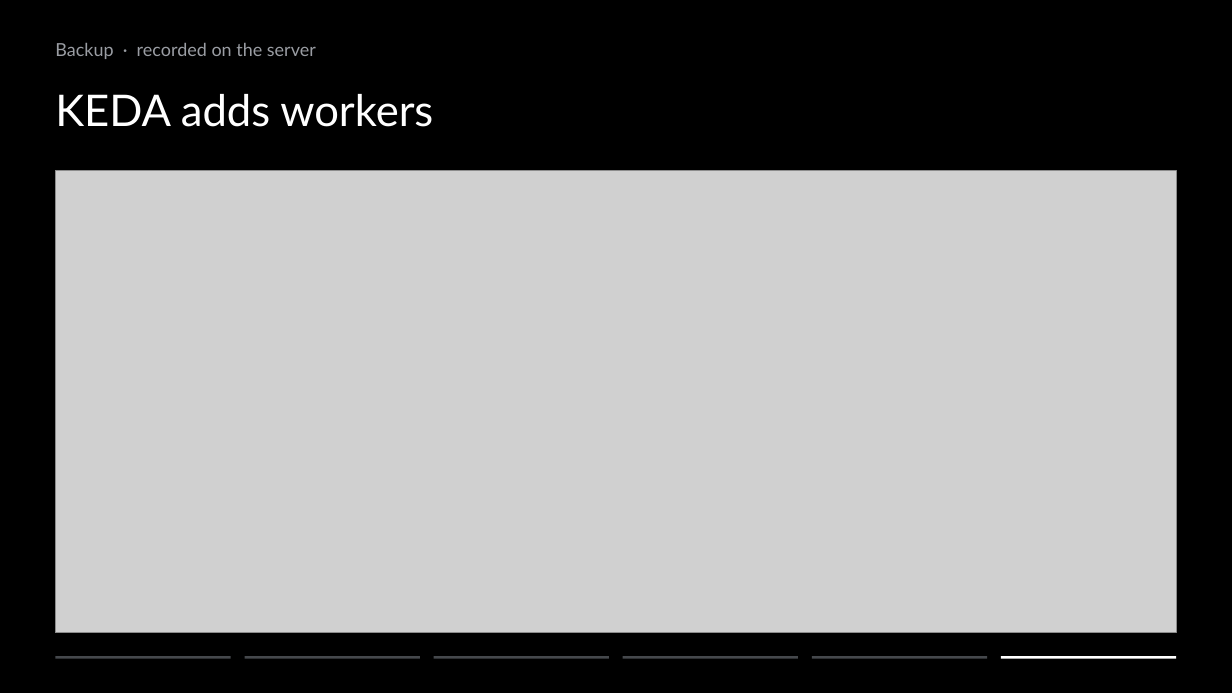
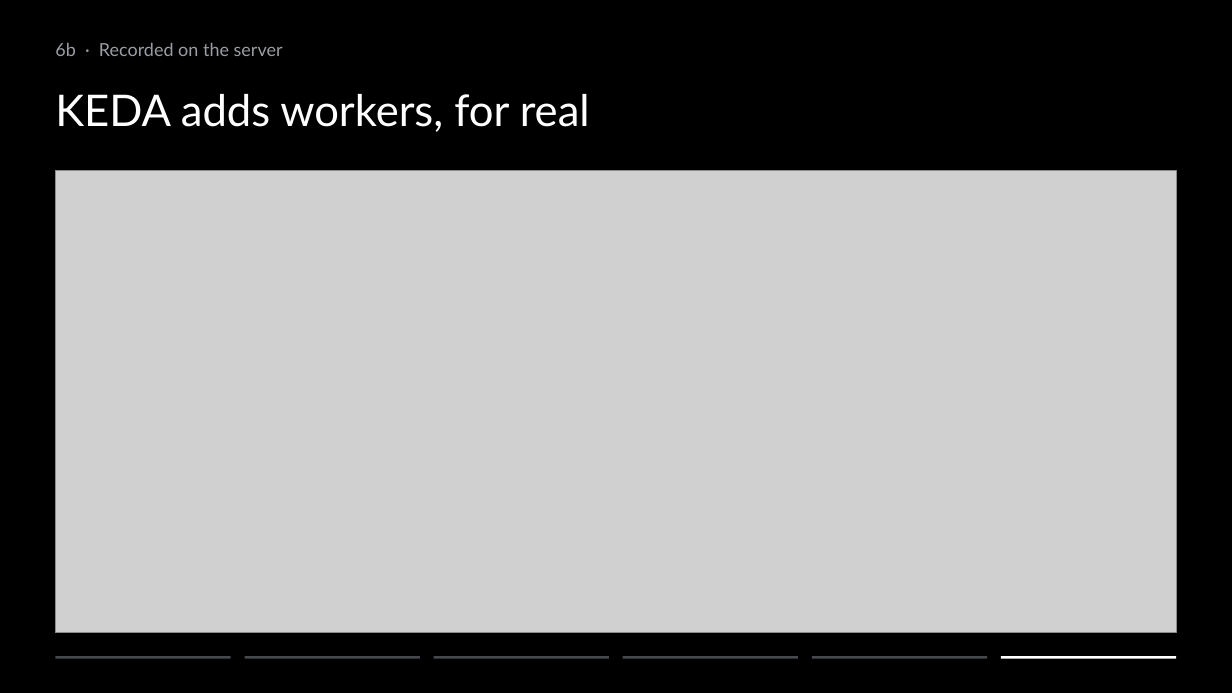
Before and after one commit to ziyangliu-666/lumen-next, a slide deck: slide 21 of docs/platform/slides/out/Team15-Lumen-Platform.pptx. Drawn at 1232x693 pixels with LibreOffice and Linux fonts; fonts in the diff are those of the drawing; grey boxes stand for pictures. Boxes give left, top, right and bottom in pixels: in the first picture for what was removed or moved away, otherwise in the second. Text is boxed around its words. In the diff, an @@ line names an element or a change of style, - is before the commit and + after.

```diff
--- a/docs/platform/slides/out/Team15-Lumen-Platform.pptx
+++ b/docs/platform/slides/out/Team15-Lumen-Platform.pptx
@@ text at [55,43,283,56]: text changed @@
-Backup · recorded on the server
+6b · Recorded on the server
@@ text at [55,94,590,132]: text changed @@
-KEDA adds workers
+KEDA adds workers, for real
```
Also in this commit, not shown: 3 other slides changed, 1 slide added, 1 other file.
